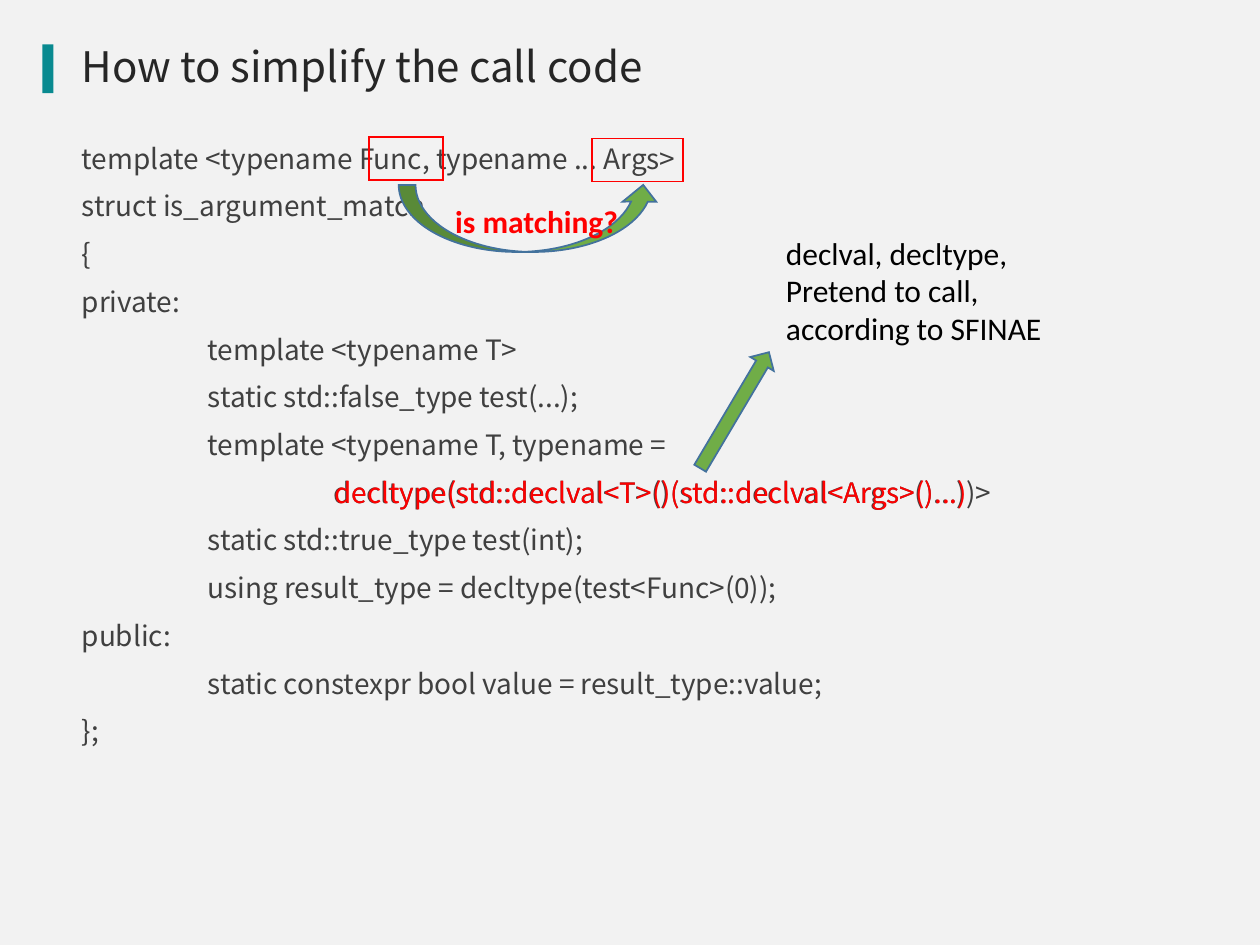
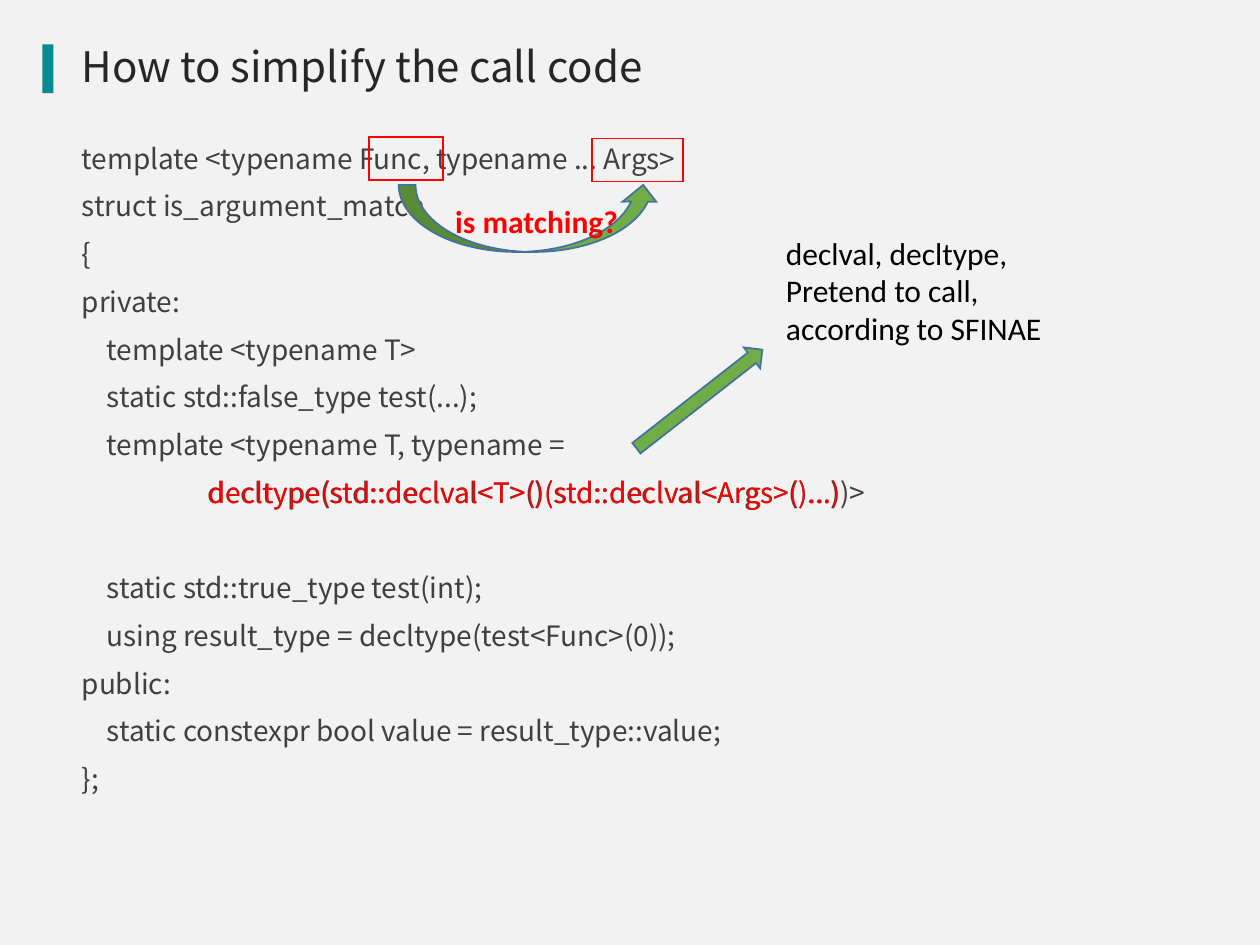
Before and after one commit to qicosmos/cppnow2017-ppt, a slide deck: slide 29 of An easy to use RPC framework implemented by c++11 and c++14.pptx. Drawn at 1260x945 pixels with LibreOffice and Linux fonts; fonts in the diff are those of the drawing; background and template pictures are left out. Boxes give left, top, right and bottom in pixels: in the first picture for what was removed or moved away, otherwise in the second. Text is boxed around its words. In the diff, an @@ line names an element or a change of style, - is before the commit and + after.

```diff
--- a/An easy to use RPC framework implemented by c++11 and c++14.pptx
+++ b/An easy to use RPC framework implemented by c++11 and c++14.pptx
@@ text "template <typename Func, typename ... ..." rewrapped from (82, 141, 822, 701) to (82, 141, 721, 748) @@
@@ right arrow at (629, 339, 771, 458): rotation 300 to 322 degrees @@
@@ text "decltype(std::declval<T>()(std::declval<Args>()...)": place and size @@
-text "decltype(std::declval<T>()(std::declval<Args>()...)" at (334, 480, 992, 510)
+text "decltype(std::declval<T>()(std::declval<Args>()...)" at (208, 480, 866, 510)
```
Also in this commit, not shown: 6 other slides changed.
